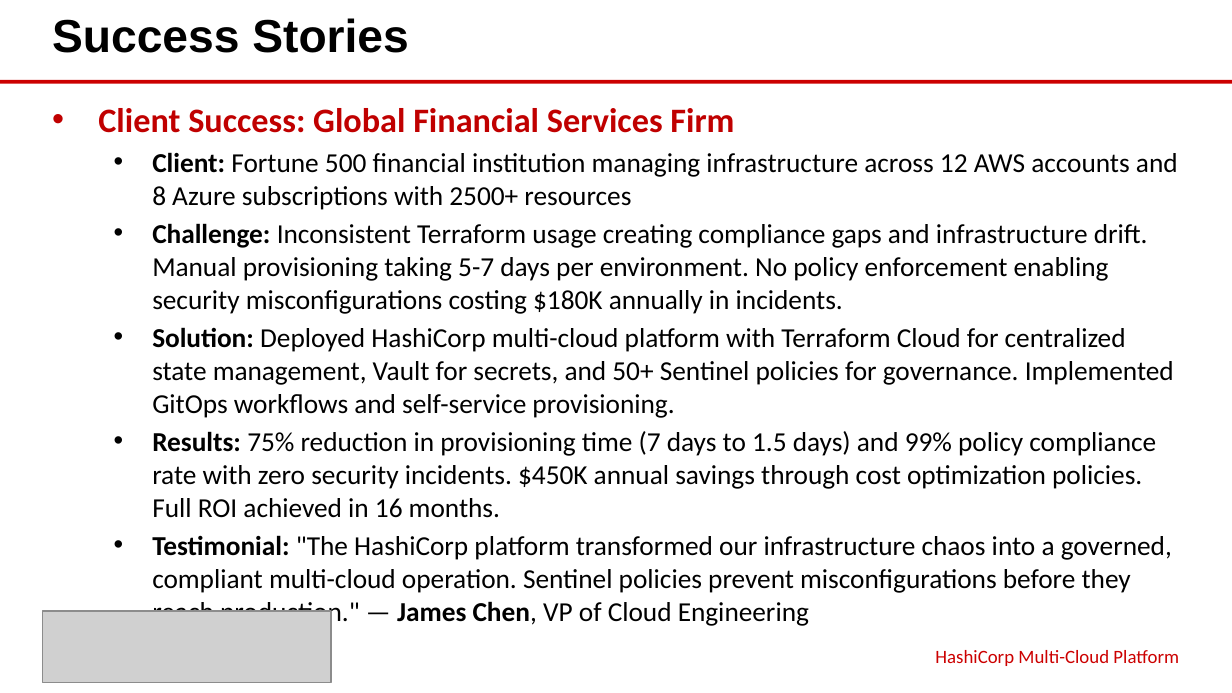
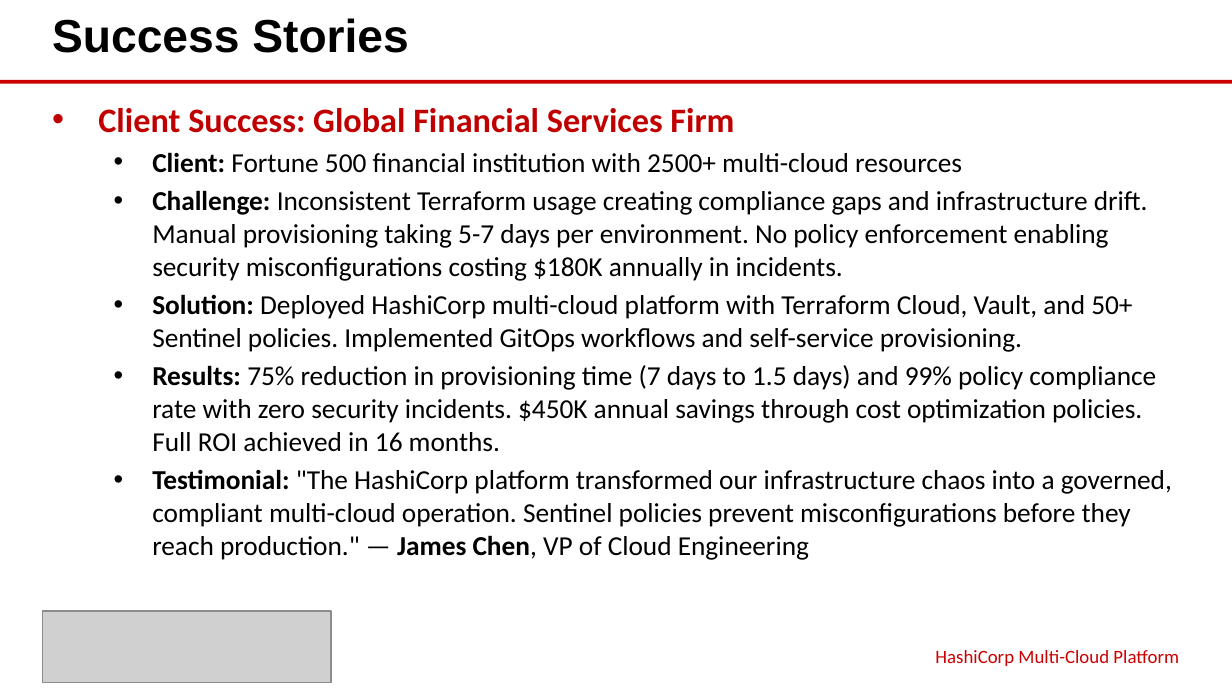
Before and after one commit to eoframework/solutions, a slide deck: slide 7 of solutions/hashicorp/cloud/multi-cloud-platform/presales/solution-briefing.pptx. Drawn at 1232x693 pixels with LibreOffice and Linux fonts; fonts in the diff are those of the drawing; grey boxes stand for pictures. Boxes give left, top, right and bottom in pixels: in the first picture for what was removed or moved away, otherwise in the second. Text is boxed around its words. In the diff, an @@ line names an element or a change of style, - is before the commit and + after.

Commit message:
Apply content length guidelines to HashiCorp solution briefings
Update solution-briefing.md files to meet content length requirements:
- Success Stories: Client reduced to under 10 words, Solution under 20 words
- Verify all sections follow AWS IDP template standards
- Regenerate PowerPoint presentations with updated content

Multi-Cloud Platform Changes:
- Client: "Fortune 500 financial institution with 2500+ multi-cloud resources" (9 words)
- Solution: Condensed to 19 words focusing on key components
- Investment Summary: Auto-populated from infrastructure-costs.csv ($804,584 3-year total)
- Engagement Scope: Auto-populated with 17 scope parameters from LOE
- Regenerated solution-briefing.pptx (522,740 bytes)

Terraform Enterprise Changes:
- Client: "Top 10 investment bank with 200+ AWS accounts" (9 words)
- Solution: Condensed to 15 words focusing on core features
- Investment Summary: Auto-populated from infrastructure-costs.csv ($577,228 3-year total)
- Engagement Scope: Auto-populated from LOE
- Regenerated solution-briefing.pptx (521,116 bytes)

All solution briefings now pass validation and meet content length guidelines.

```diff
--- a/solutions/hashicorp/cloud/multi-cloud-platform/presales/solution-briefing.pptx
+++ b/solutions/hashicorp/cloud/multi-cloud-platform/presales/solution-briefing.pptx
@@ text at [152, 152, 962, 173]: text changed @@
-  • Client: Fortune 500 financial institution managing infrastructure across 12 AWS accounts and 8 Azure subscriptions with 2500+ resources
+  • Client: Fortune 500 financial institution with 2500+ multi-cloud resources
@@ text at [152, 294, 1132, 352]: text changed @@
-  • Solution: Deployed HashiCorp multi-cloud platform with Terraform Cloud for centralized state management, Vault for secrets, and 50+ Sentinel policies for governance. Implemented GitOps workflows and self-service provisioning.
+  • Solution: Deployed HashiCorp multi-cloud platform with Terraform Cloud, Vault, and 50+ Sentinel policies. Implemented GitOps workflows and self-service provisioning.
```
Also in this commit, not shown: 8 other files.
